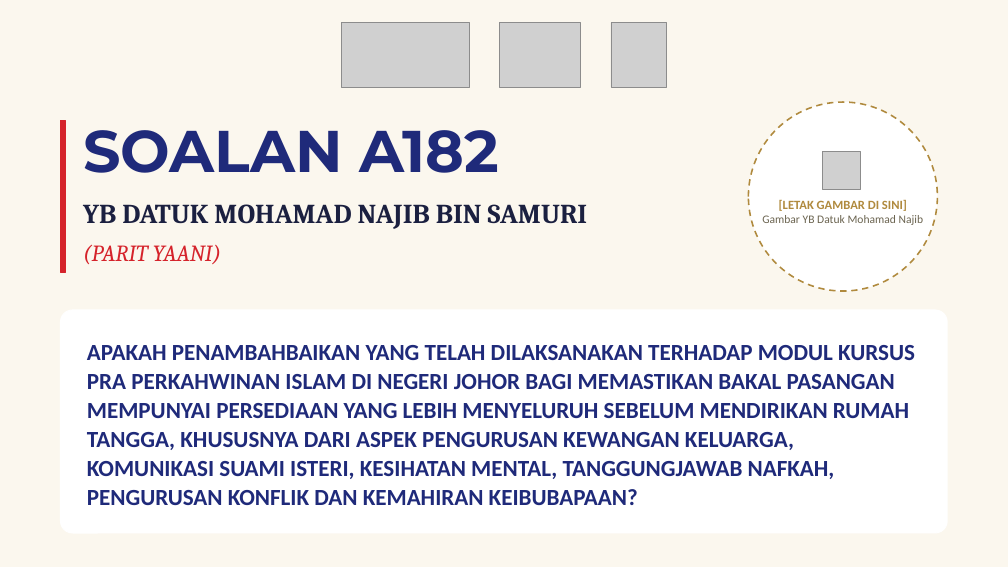
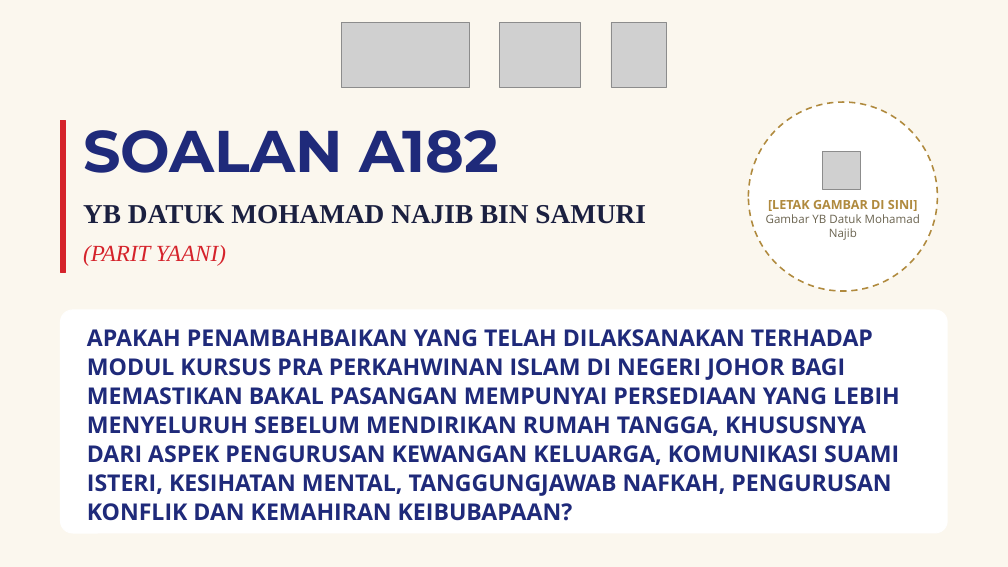
Before and after one commit to nawaljoe/Nawal, a slide deck: slide 2 of Infografik_Soalan_Lisan_A182_Belanjawan2027.pptx. Drawn at 1008x567 pixels with LibreOffice and Linux fonts; fonts in the diff are those of the drawing; grey boxes stand for pictures. Boxes give left, top, right and bottom in pixels: in the first picture for what was removed or moved away, otherwise in the second. Text is boxed around its words. In the diff, an @@ line names an element or a change of style, - is before the commit and + after.

```diff
--- a/Infografik_Soalan_Lisan_A182_Belanjawan2027.pptx
+++ b/Infografik_Soalan_Lisan_A182_Belanjawan2027.pptx
@@ text "YB DATUK MOHAMAD NAJIB BIN ..." at (83,205,646,224): font Cambria to Times New Roman @@
@@ text "[LETAK GAMBAR DI SINI]" at (766,200,920,240): font Calibri to Open Sans @@
@@ text "(PARIT YAANI)" at (83,245,226,266): font Cambria to Times New Roman @@
@@ text "APAKAH PENAMBAHBAIKAN YANG TELAH DILAKSANAKAN ..." at (87,329,900,521): font Calibri to Open Sans @@
```
Also in this commit, not shown: 15 other slides changed.
